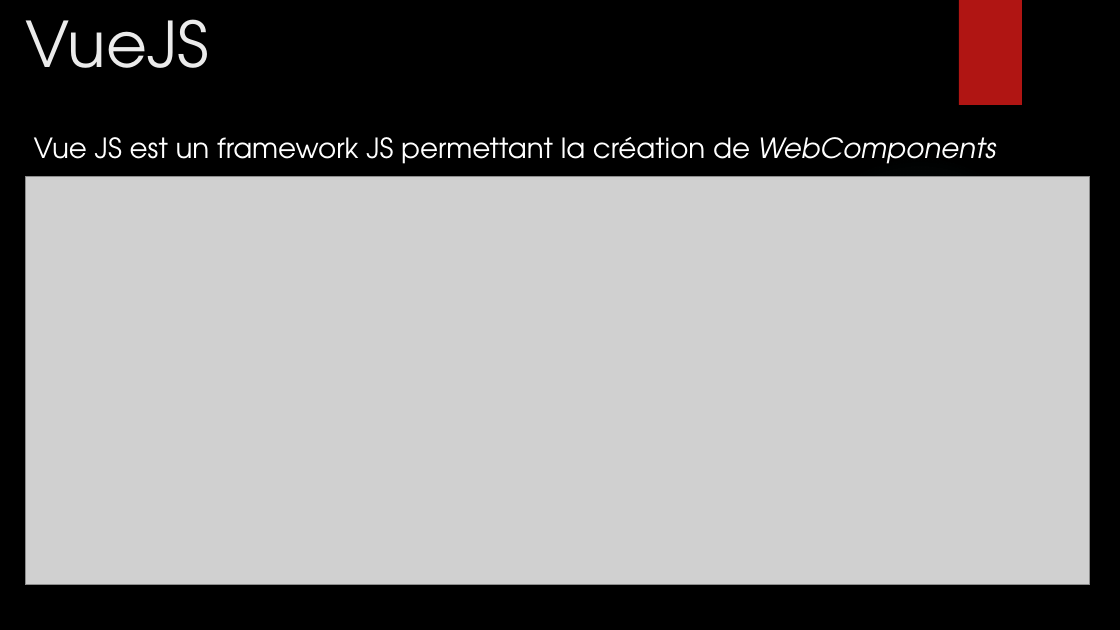
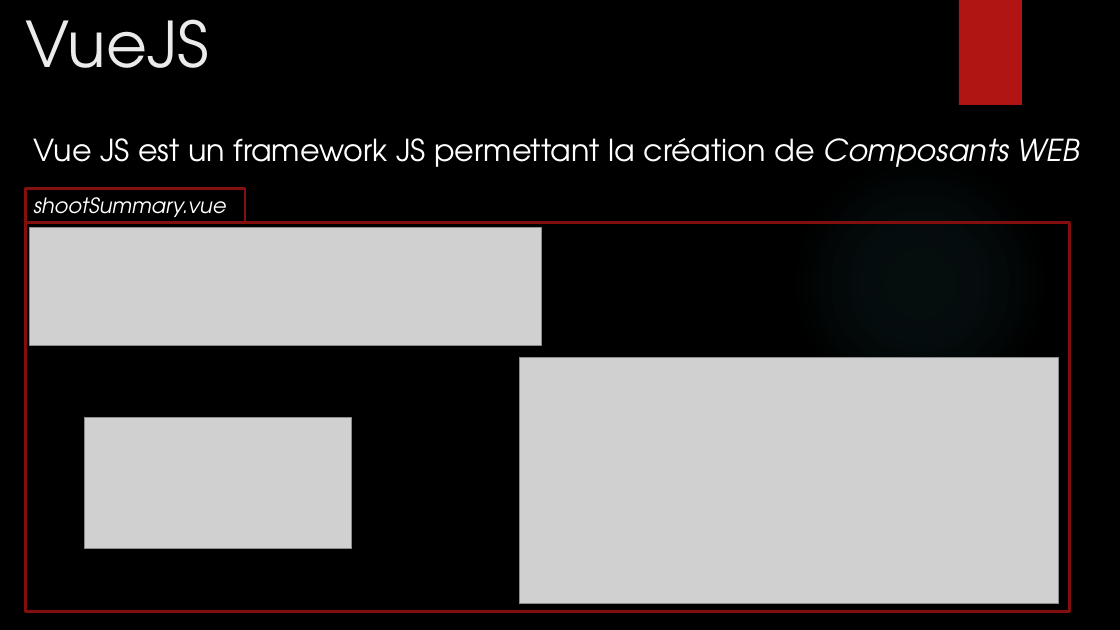
Before and after one commit to mbonjour/Shoot4Stats, a slide deck: slide 6 of Documentation/Défense/Shoot4stats.pptx. Drawn at 1120x630 pixels with LibreOffice and Linux fonts; fonts in the diff are those of the drawing; grey boxes stand for pictures; background and template pictures are left out. Boxes give left, top, right and bottom in pixels: in the first picture for what was removed or moved away, otherwise in the second. Text is boxed around its words. In the diff, an @@ line names an element or a change of style, - is before the commit and + after.

```diff
--- a/Documentation/Défense/Shoot4stats.pptx
+++ b/Documentation/Défense/Shoot4stats.pptx
@@ text at [34,138,1081,167]: text changed; size 23.8 to 25.9 pt @@
-Vue JS est un framework JS permettant la création de WebComponents
+Vue JS est un framework JS permettant la création de Composants WEB
@@ picture removed at [25,176,1090,586] @@
@@ rectangle added at [25,189,245,223], outline #84100E 2.25 pt, 18 pt, text #FFFFFF, italic @@
+shootSummary.vue
@@ rectangle added at [25,223,1070,612], outline #82100E 2.25 pt @@
@@ picture added at [29,228,542,345] @@
@@ picture added at [520,358,1060,604] @@
@@ picture added at [85,417,351,548] @@
```
Also in this commit, not shown: 20 other slides changed, 1 slide added, 1 other file.
